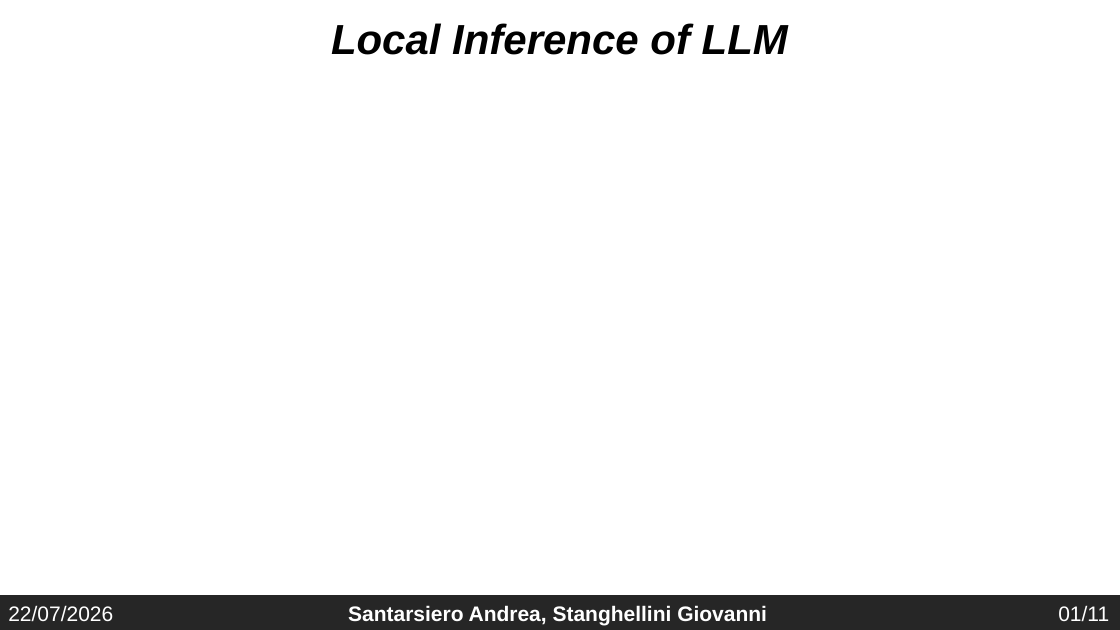
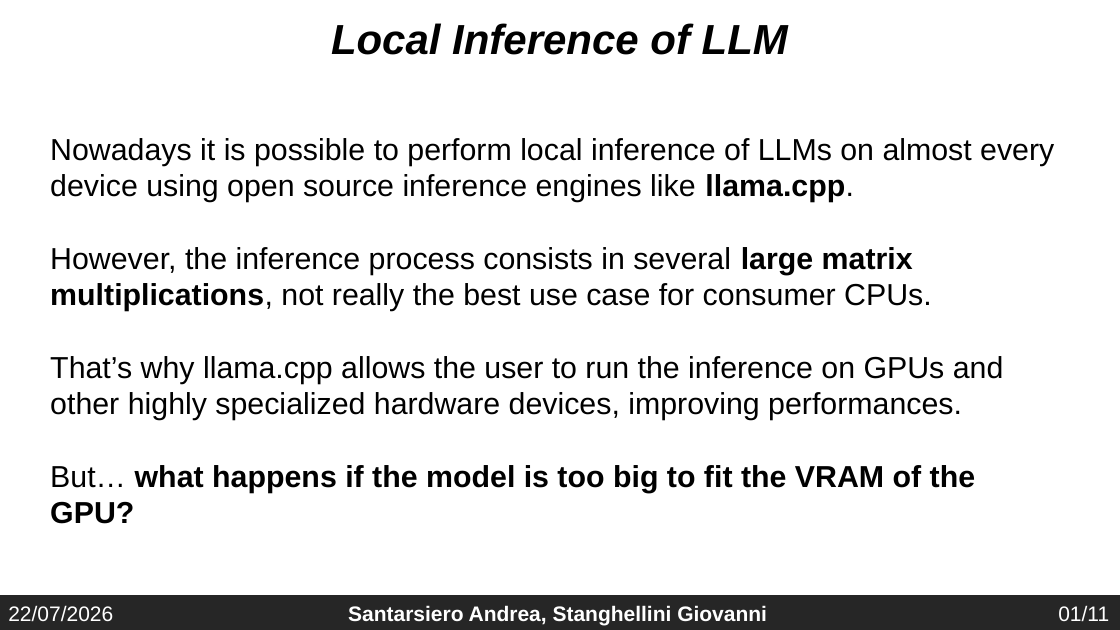
Before and after one commit to gio-stanga/fionda, a slide deck: slide 2 of .fionda_context/fionda scheduler.pptx. Drawn at 1120x630 pixels with LibreOffice and Linux fonts; fonts in the diff are those of the drawing. Boxes give left, top, right and bottom in pixels: in the first picture for what was removed or moved away, otherwise in the second. Text is boxed around its words. In the diff, an @@ line names an element or a change of style, - is before the commit and + after.

```diff
--- a/.fionda_context/fionda scheduler.pptx
+++ b/.fionda_context/fionda scheduler.pptx
@@ text added at [50,138,1054,524], 26 pt, text #000000 @@
+Nowadays it is possible to perform local inference of LLMs on almost every device using open source inference engines like llama.cpp.
+However, the inference process consists in several large matrix multiplications, not really the best use case for consumer CPUs.
+That’s why llama.cpp allows the user to run the inference on GPUs and other highly specialized hardware devices, improving performances.
+But… what happens if the model is too big to fit the VRAM of the GPU?
```
Also in this commit, not shown: 3 other slides changed.
